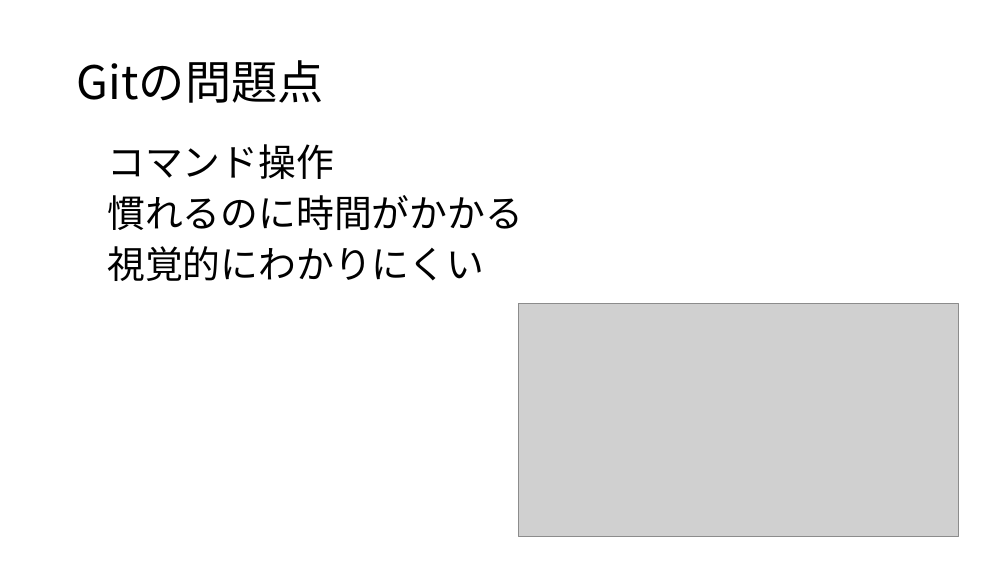
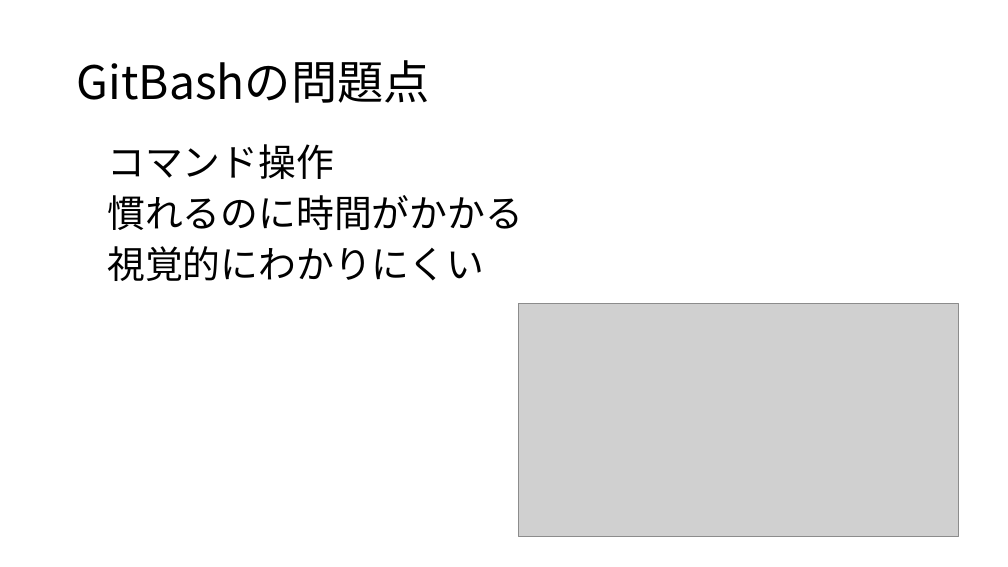
Before and after one commit to SPcurrent/GitHub-Description, a slide deck: slide 14 of description.pptx (slide 13 before the commit). Drawn at 1008x567 pixels with LibreOffice and Linux fonts; fonts in the diff are those of the drawing; grey boxes stand for pictures. Boxes give left, top, right and bottom in pixels: in the first picture for what was removed or moved away, otherwise in the second. Text is boxed around its words. In the diff, an @@ line names an element or a change of style, - is before the commit and + after.

```diff
--- a/description.pptx
+++ b/description.pptx
@@ title at [77, 60, 430, 103]: text changed @@
-Gitの問題点
+GitBashの問題点
```
Also in this commit, not shown: 3 other slides changed, 2 slides added, 3 other files.
